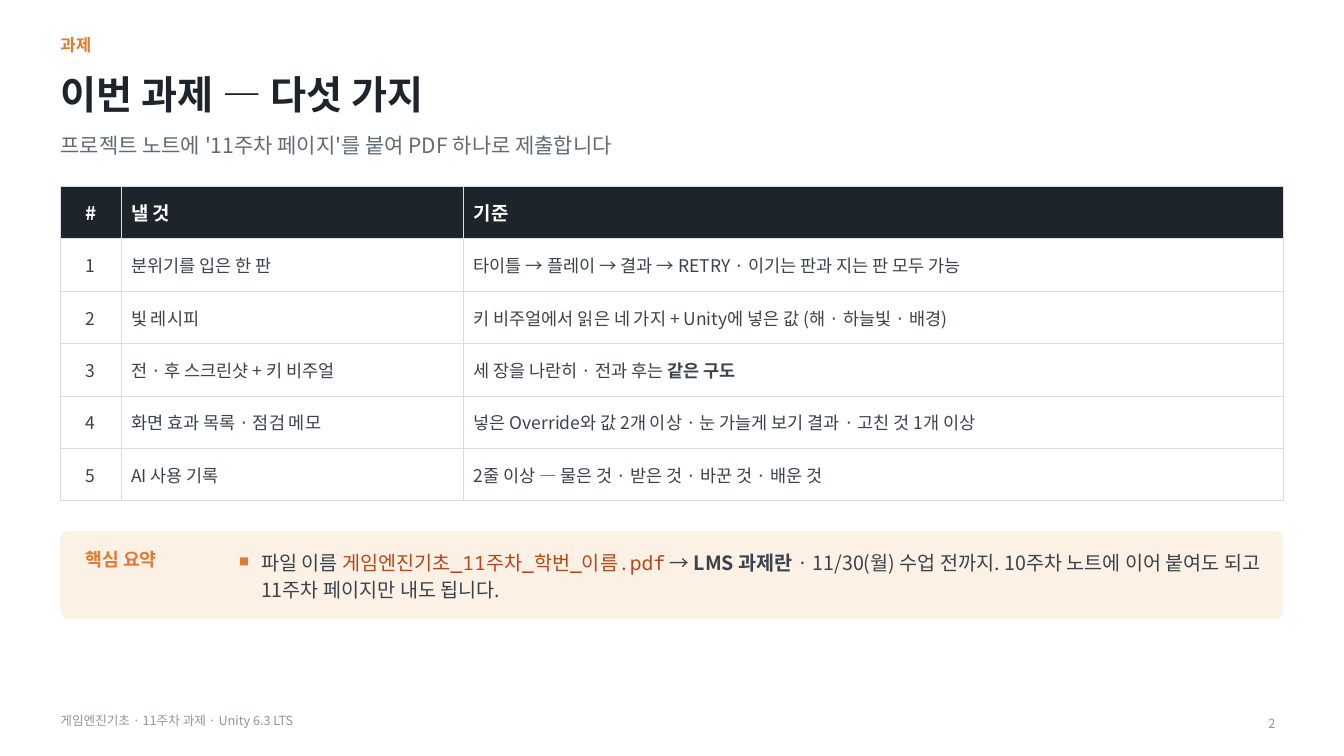
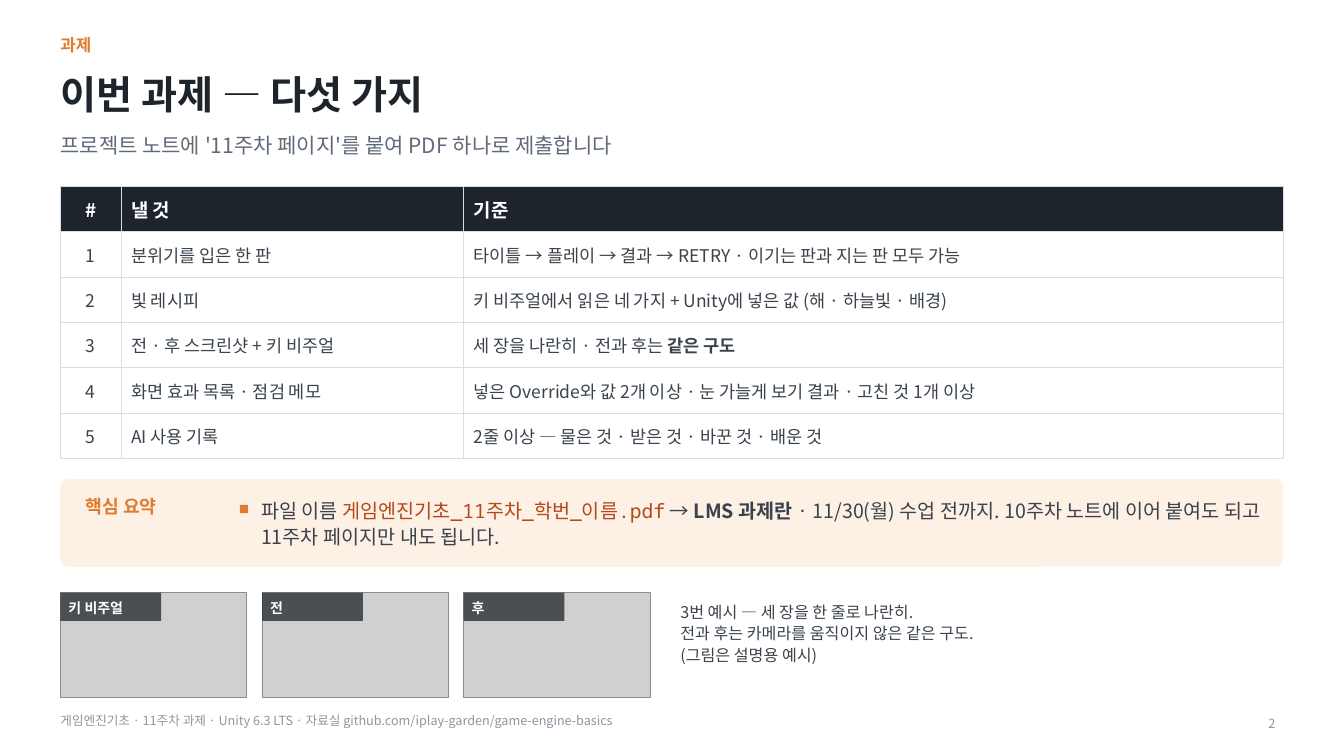
Before and after one commit to iplay-garden/game-engine-basics, a slide deck: slide 2 of 11주차/한국어/게임엔진기초_11주차_오프라인_과제안내.pptx. Drawn at 1344x756 pixels with LibreOffice and Linux fonts; fonts in the diff are those of the drawing; grey boxes stand for pictures. Boxes give left, top, right and bottom in pixels: in the first picture for what was removed or moved away, otherwise in the second. Text is boxed around its words. In the diff, an @@ line names an element or a change of style, - is before the commit and + after.

```diff
--- a/11주차/한국어/게임엔진기초_11주차_오프라인_과제안내.pptx
+++ b/11주차/한국어/게임엔진기초_11주차_오프라인_과제안내.pptx
@@ table: place and size @@
-table at (60, 187, 1284, 488)
+table at (60, 187, 1284, 449)
@@ 2 texts, 1 rounded rectangle: place and size @@
-2 texts, 1 rounded rectangle at (60, 531, 1284, 619)
+2 texts, 1 rounded rectangle at (60, 479, 1284, 567)
@@ rectangle: place and size @@
-rectangle at (240, 558, 248, 566)
+rectangle at (240, 505, 248, 513)
@@ picture added at (60, 593, 247, 698) @@
@@ rectangle added at (60, 593, 161, 621), fill #1E242B at 75% opacity @@
@@ picture added at (262, 593, 449, 698) @@
@@ rectangle added at (262, 593, 363, 621), fill #1E242B at 75% opacity @@
@@ picture added at (464, 593, 650, 698) @@
@@ rectangle added at (464, 593, 565, 621), fill #1E242B at 75% opacity @@
@@ text added at (68, 601, 124, 615), 10 pt, text #FFFFFF, bold @@
+키 비주얼
@@ text added at (270, 601, 283, 614), 10 pt, text #FFFFFF, bold @@
+전
@@ text added at (472, 601, 485, 615), 10 pt, text #FFFFFF, bold @@
+후
@@ text added at (680, 604, 973, 664), 11.5 pt, text #3A434D @@
+3번 예시 — 세 장을 한 줄로 나란히.
+전과 후는 카메라를 움직이지 않은 같은 구도.
+(그림은 설명용 예시)
@@ text at (60, 714, 612, 728): text changed @@
-게임엔진기초 · 11주차 과제 · Unity 6.3 LTS
+게임엔진기초 · 11주차 과제 · Unity 6.3 LTS · 자료실 github.com/iplay-garden/game-engine-basics
```
Also in this commit, not shown: 4 other slides changed, 14 other files.
